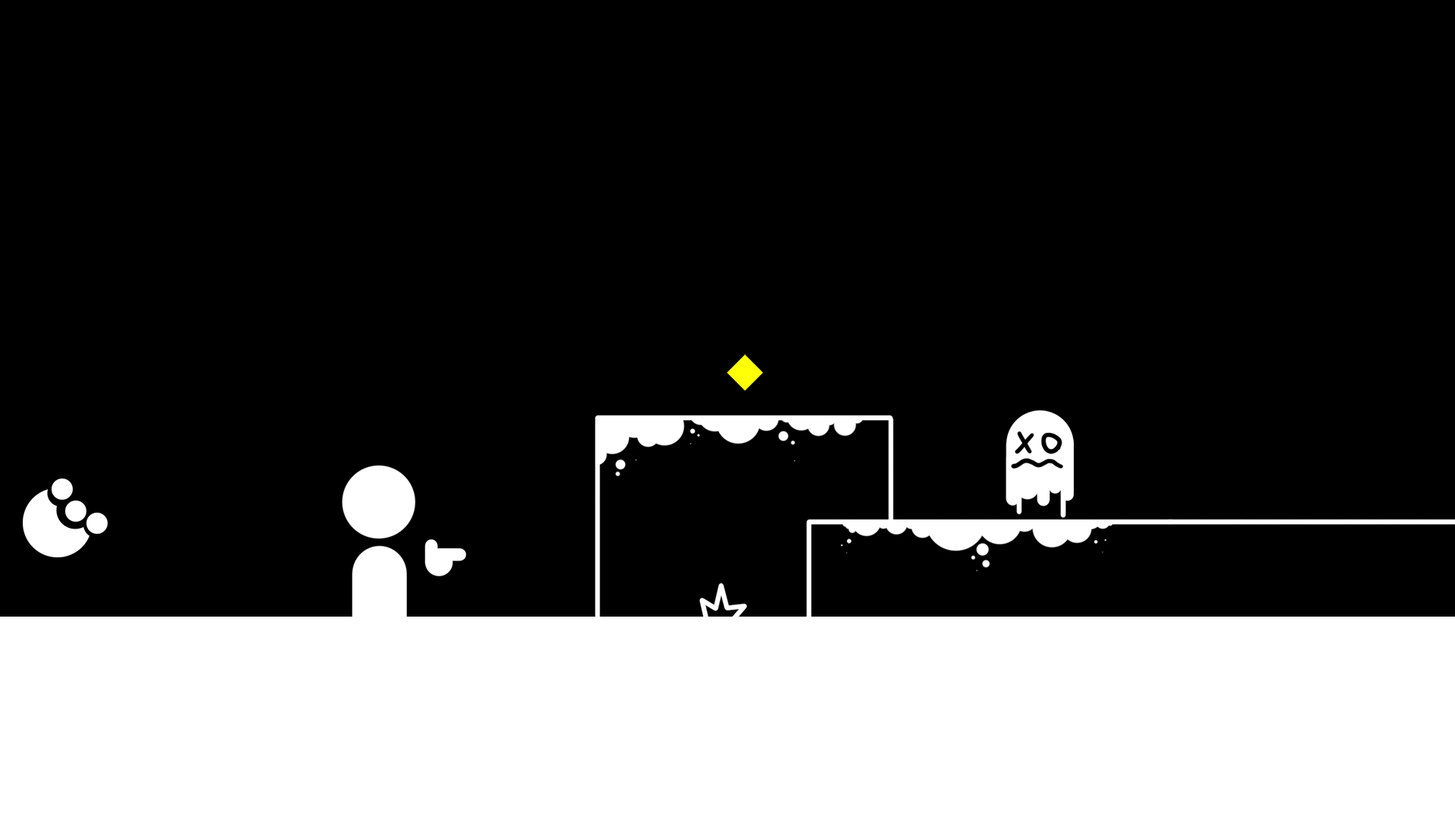
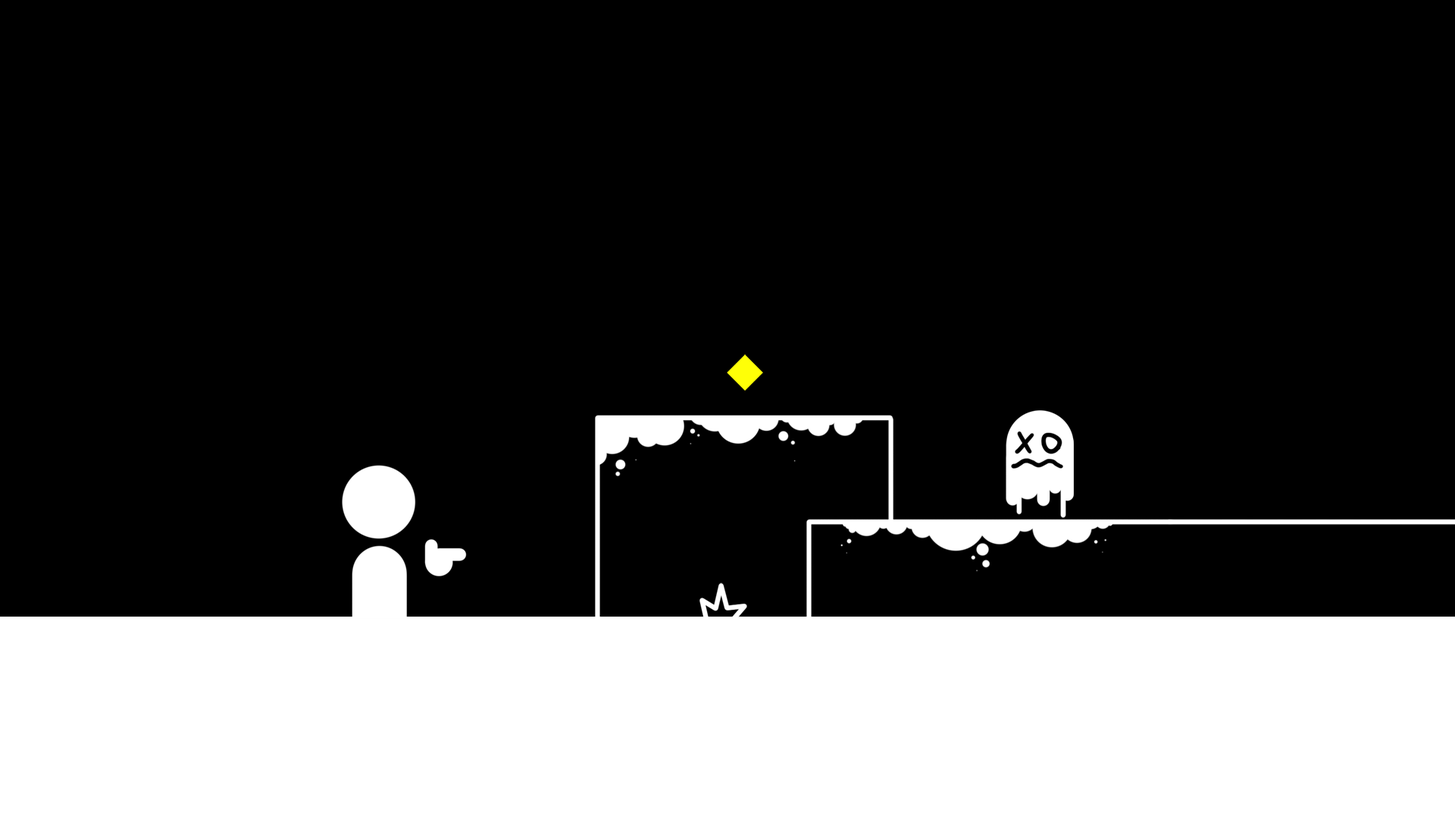
Layers edited between the first and the second (1455, 819) image:
renamed "REF" to "BG", moved it into group "Store", painted on it over [22, 478, 142, 558]
